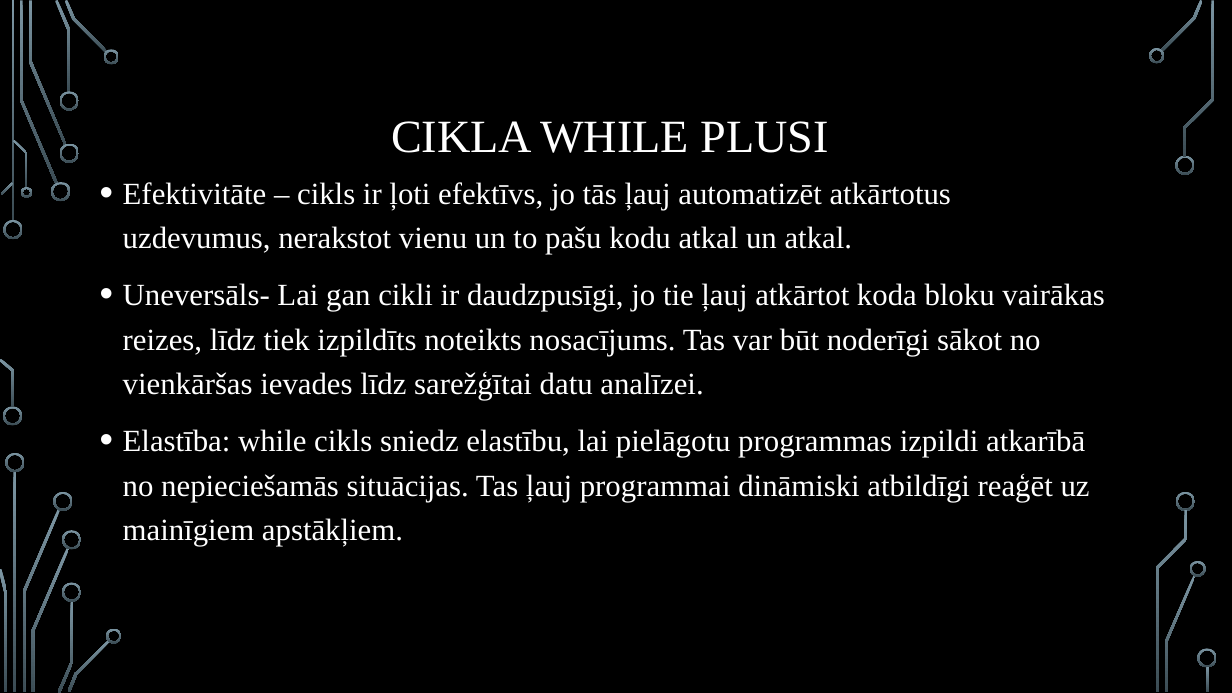
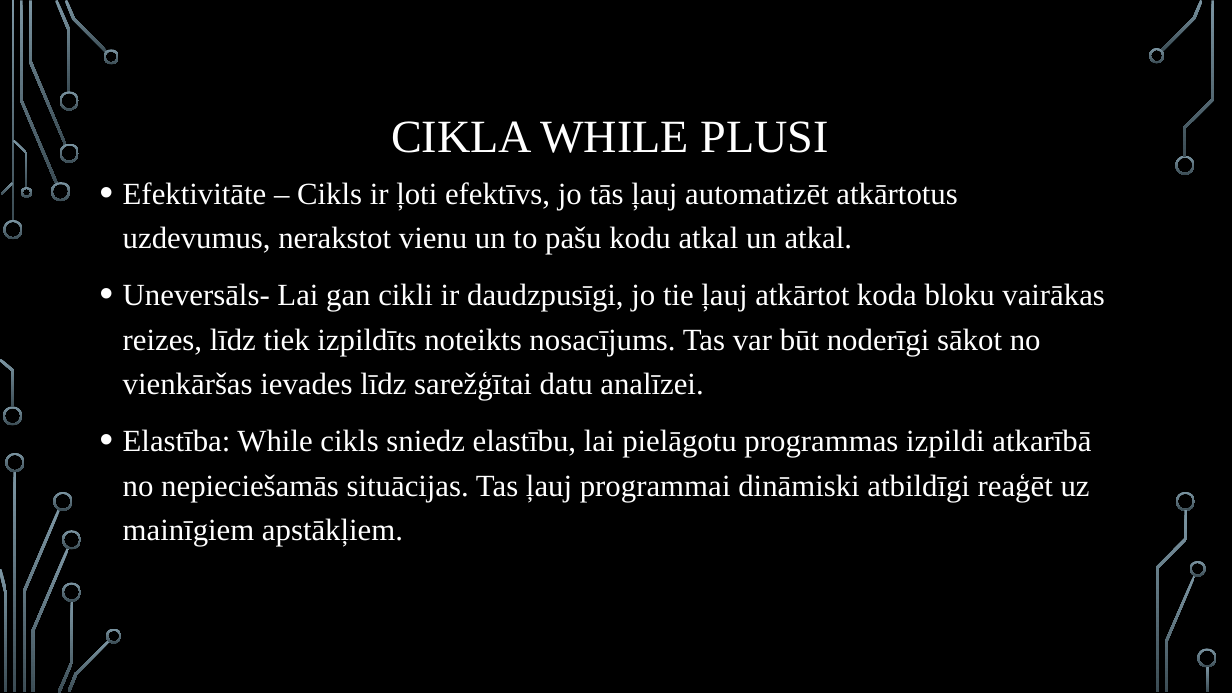
Before and after one commit to maks1k3/Bizjuks_Eksamens, a slide deck: slide 5 of Bizjuks_Eksamens.pptx. Drawn at 1232x693 pixels with LibreOffice and Linux fonts; fonts in the diff are those of the drawing; background and template pictures are left out. Boxes give left, top, right and bottom in pixels: in the first picture for what was removed or moved away, otherwise in the second. Text is boxed around its words. In the diff, an @@ line names an element or a change of style, - is before the commit and + after.

```diff
--- a/Bizjuks_Eksamens.pptx
+++ b/Bizjuks_Eksamens.pptx
@@ text at [123,182,957,254]: text changed @@
-• Efektivitāte – cikls ir ļoti efektīvs, jo tās ļauj automatizēt atkārtotus uzdevumus, nerakstot vienu un to pašu kodu atkal un atkal.
+• Efektivitāte – Cikls ir ļoti efektīvs, jo tās ļauj automatizēt atkārtotus uzdevumus, nerakstot vienu un to pašu kodu atkal un atkal.
@@ text at [123,429,1091,546]: text changed @@
-• Elastība: while cikls sniedz elastību, lai pielāgotu programmas izpildi atkarībā no nepieciešamās situācijas. Tas ļauj programmai dināmiski atbildīgi reaģēt uz mainīgiem apstākļiem.
+• Elastība: While cikls sniedz elastību, lai pielāgotu programmas izpildi atkarībā no nepieciešamās situācijas. Tas ļauj programmai dināmiski atbildīgi reaģēt uz mainīgiem apstākļiem.
```
Also in this commit, not shown: 2 other slides changed.
